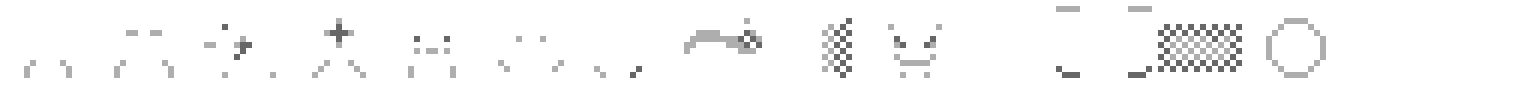
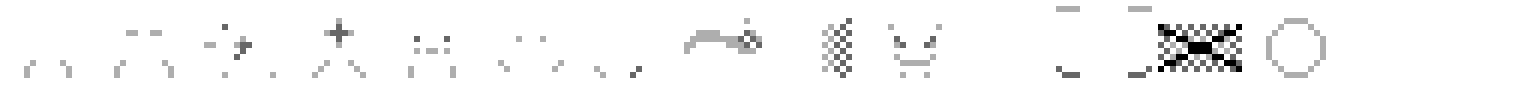
Layered file, before and after one edit (1536×96). Changes by layer:
painted on "misc" over left=1158, top=24, right=1242, bottom=72
